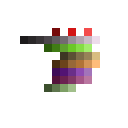
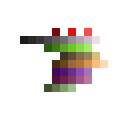
Two versions of the same layered image (128x128). Layer-by-layer changes:
painted on "Pallette" over (x1=100, y1=60, x2=108, y2=68)
